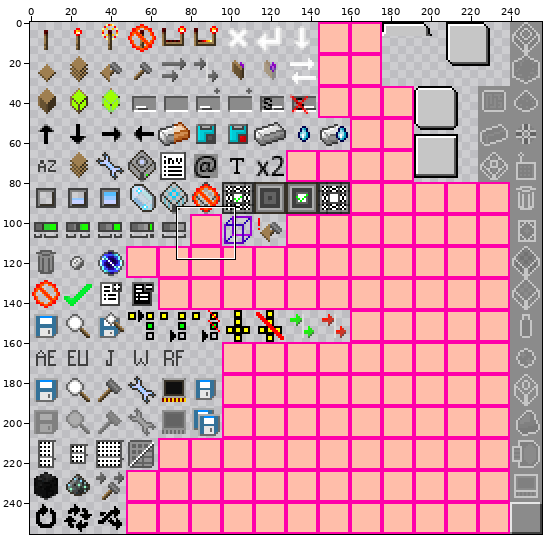
File history of a sprite sheet, src/main/resources/assets/appliedenergistics2/textures/guis/states.png. Above: a wide view before the commit, with the close-up outlined.
Close-up. Earlier state:
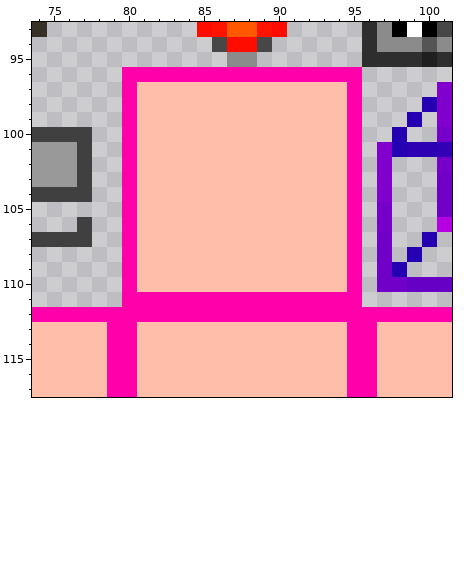
The file is 256x256 pixels. Pixels under 10% opacity are left out. Colours within 5 levels of each other are drawn and written as one. Shown: x 74..101, y 93..117.
Once edited:
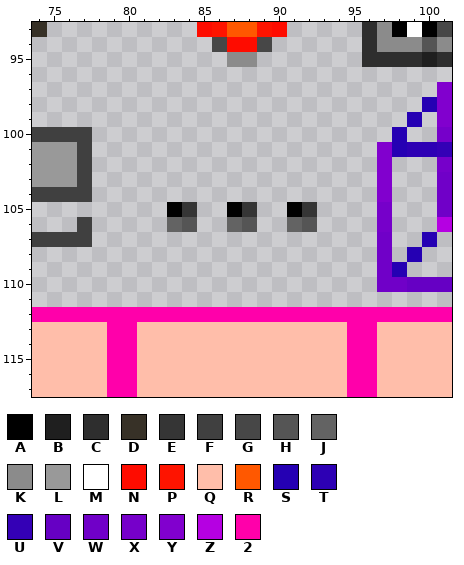
Palette (. is transparent): A #000000  B #1f1f1f  C #2e2e2e  D #373127  E #353535  F #404040  G #474747  H #555555  J #636363  K #8b8b8b  L #999999  M #ffffff  N #fe0c00  P #fe1400  Q #ffbeaa  R #ff5800  S #2500b3  T #2d00b4  U #3400b6  V #6600c4  W #7000c8  X #7600ca  Y #8100ce  Z #b500e2  2 #ff00aa
The edit:
y 96: x 80..95 2222222222222222 -> ................
y 97..104: x 80..95 2QQQQQQQQQQQQQQ2 -> ................
y 105: x 80..95 2QQQQQQQQQQQQQQ2 -> ...AE..AE..AE...
y 106: x 80..95 2QQQQQQQQQQQQQQ2 -> ...JH..JH..JH...
y 107..110: x 80..95 2QQQQQQQQQQQQQQ2 -> ................
y 111: x 80..95 2222222222222222 -> ................
Pixel boxes of the changes (left, top, right, bottom) in both close-ups:
changed: (122, 67, 362, 307)
